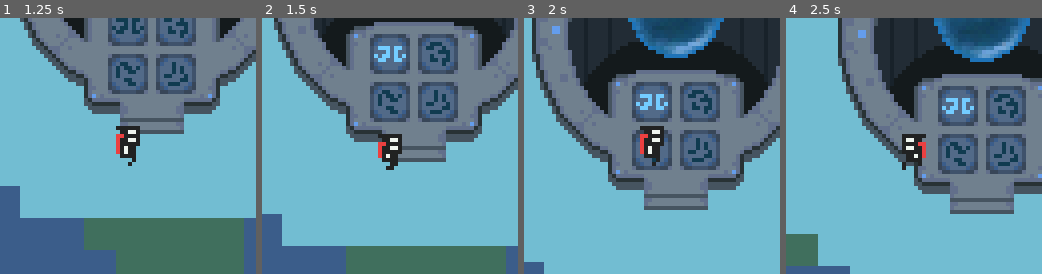
Above: before the commit, frames 1-4 (left to right).
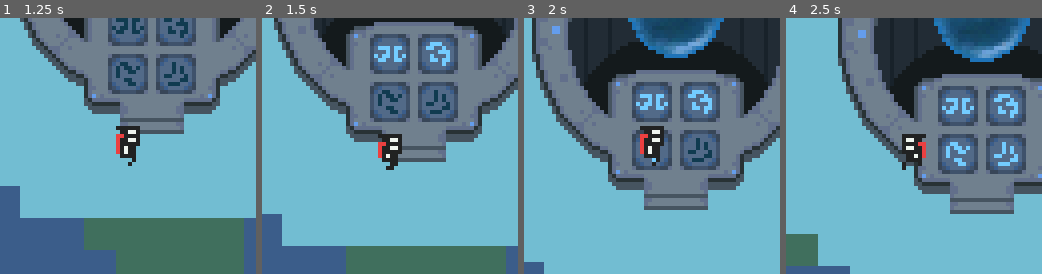
Above: after the commit, the same moments.

Repository: CertifiedIdiots/LowRez
Game: Godot game, scene res://Levels/Main.tscn
The game is run twice, just before and just after one commit, with the same random seed, the same clock (stepped at 60 frames per second) and the same inputs.
Inputs:
- Up to frame 1 (1.25 s): hold W (move_up) from 0.53 s (still down); tap Z (a) at 0.6 s; tap X (b) at 0.8 s
- Up to frame 2 (1.5 s): keep holding W (move_up); tap X (b) at 1.35 s
- Up to frame 3 (2 s): keep holding W (move_up); tap C (c) at 1.55 s
- Up to frame 4 (2.5 s): release W (move_up) at 2.03 s; hold A (move_left) from 2.03 s (still down); tap C (c) at 2.1 s; tap V (d) at 2.3 s

Frame 1 is identical in both runs. In frame 2, 0.4% of the frame differs, in the area x 64-74%, y 9-19%; in frame 3, 0.4%; in frame 4, 1.0%, in the area x 62-91%, y 29-58%.

Commit message:
All 4 now

Diff:
--- a/Scripts/Core.gd
+++ b/Scripts/Core.gd
@@ -1,6 +1,9 @@
 extends Sprite
 
 var rune_a = load("res://Art/Animations/runes/rune_A2_small.png")
+var rune_b = load("res://Art/Animations/runes/rune_B2_small.png")
+var rune_c = load("res://Art/Animations/runes/rune_C2_small.png")
+var rune_d = load("res://Art/Animations/runes/rune_D2_small.png")
 
 func _ready():
 	 get_parent().get_node("Player").connect("sequence_played", self, "_on_sequence_played")
@@ -22,3 +25,9 @@
 	if (player.position - self.position).length() < 40:
 		if "a" in sequence:
 			$A.texture = rune_a
+		if "b" in sequence:
+			$B.texture = rune_b
+		if "c" in sequence:
+			$C.texture = rune_c
+		if "d" in sequence:
+			$D.texture = rune_d
